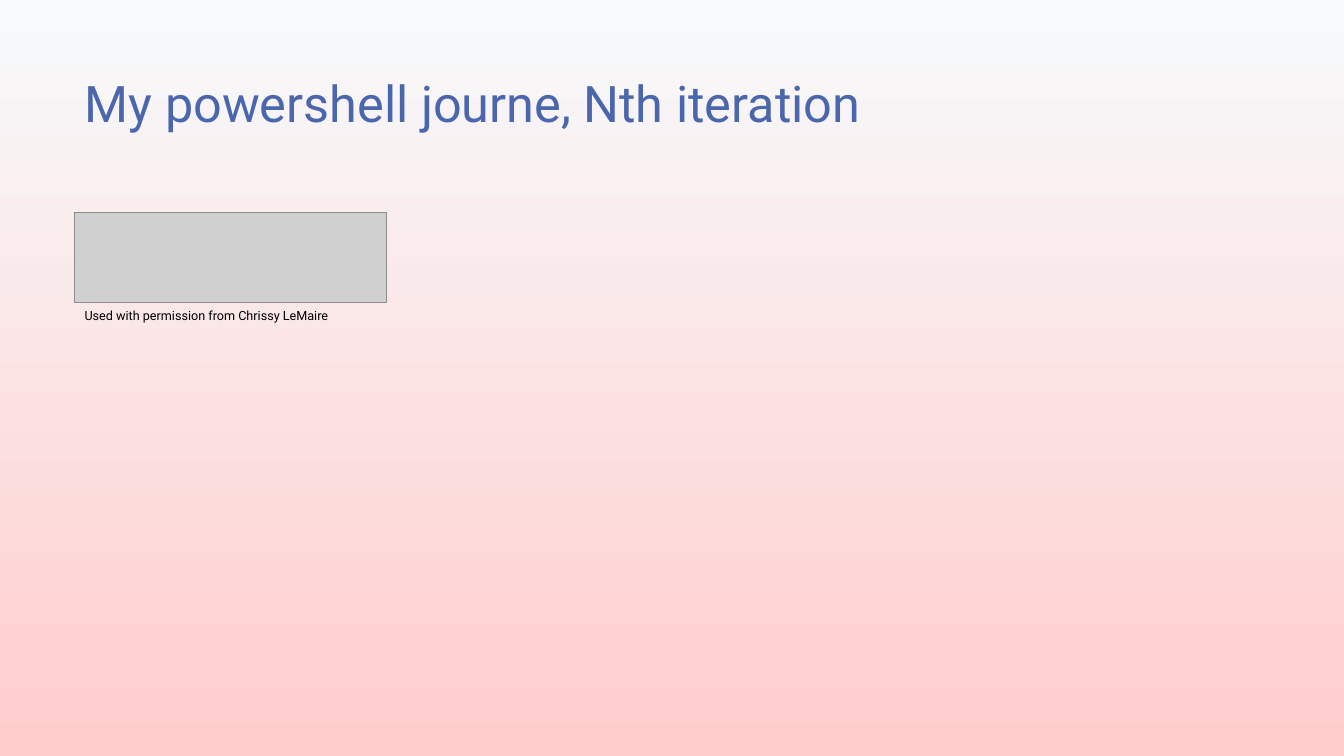
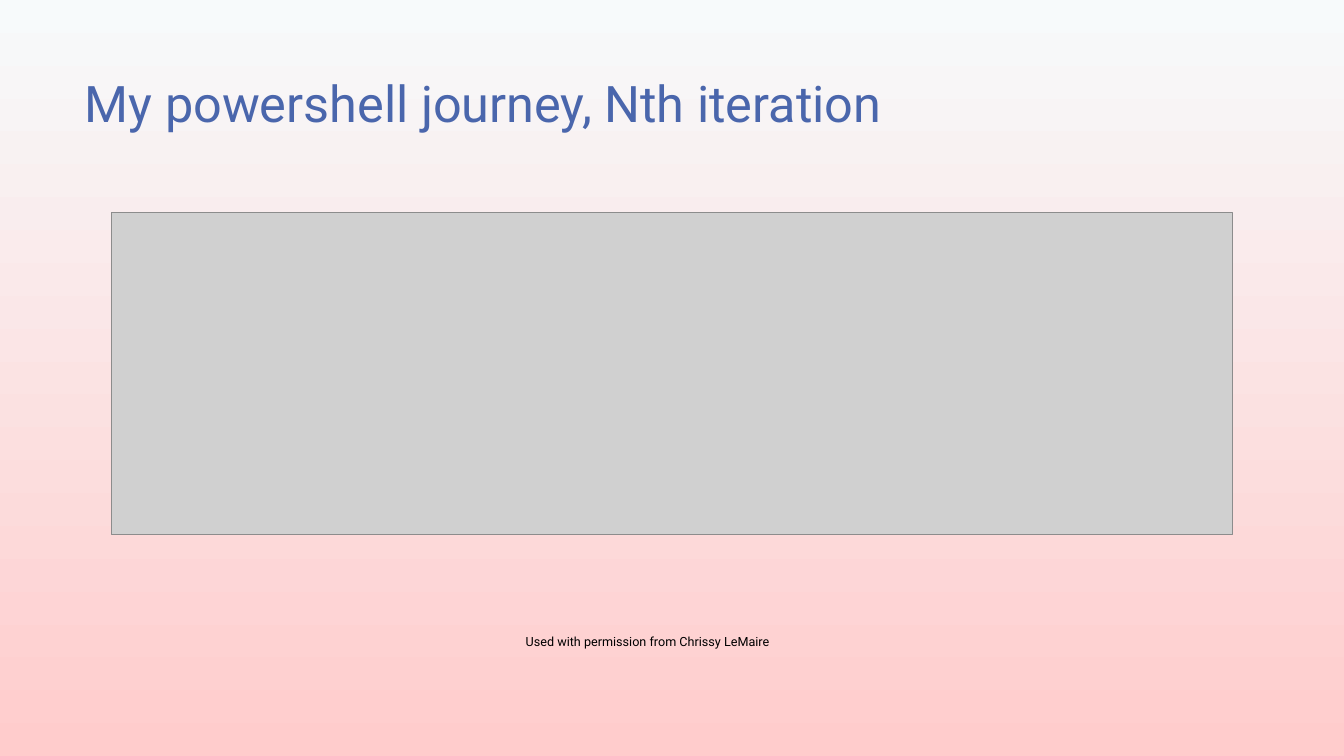
Before and after one commit to transmokopter/Presentations, a slide deck: slide 9 of ILoveDBATools/ILoveDBATools.pptx (slide 8 before the commit). Drawn at 1344x756 pixels with LibreOffice and Linux fonts; fonts in the diff are those of the drawing; grey boxes stand for pictures; background and template pictures are left out. Boxes give left, top, right and bottom in pixels: in the first picture for what was removed or moved away, otherwise in the second. Text is boxed around its words. In the diff, an @@ line names an element or a change of style, - is before the commit and + after.

```diff
--- a/ILoveDBATools/ILoveDBATools.pptx
+++ b/ILoveDBATools/ILoveDBATools.pptx
@@ title at [85,84,881,133]: text changed @@
-My powershell journe, Nth iteration
+My powershell journey, Nth iteration
@@ picture: place and size @@
-picture at [75,213,387,302]
+picture at [111,213,1233,534]
@@ text "Used with permission from Chrissy ...": place and size @@
-text "Used with permission from Chrissy ..." at [85,310,328,323]
+text "Used with permission from Chrissy ..." at [526,636,769,649]
```
Also in this commit, not shown: 7 other slides changed, 3 slides added, 1 slide removed, 7 other files.
